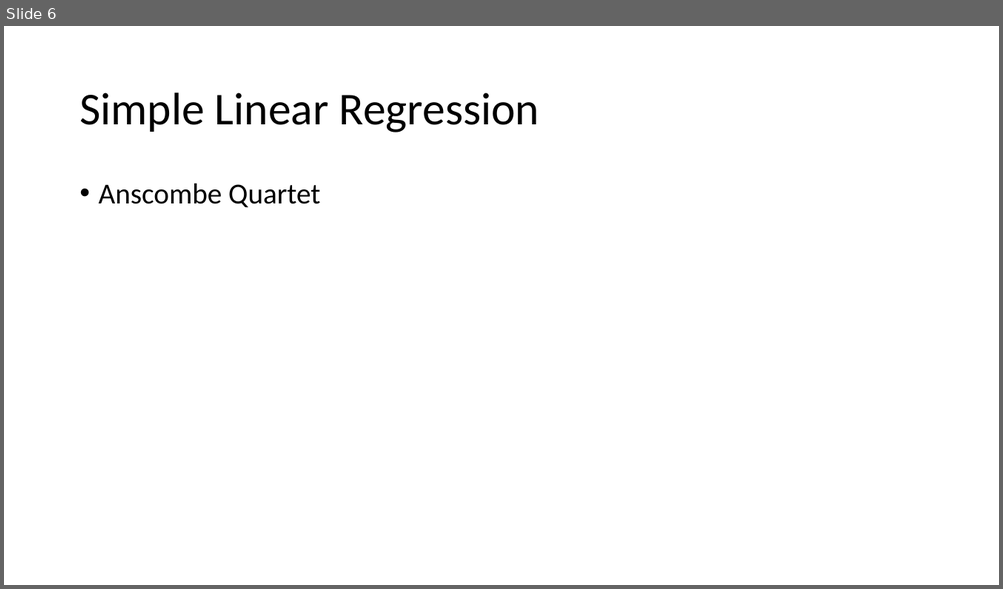
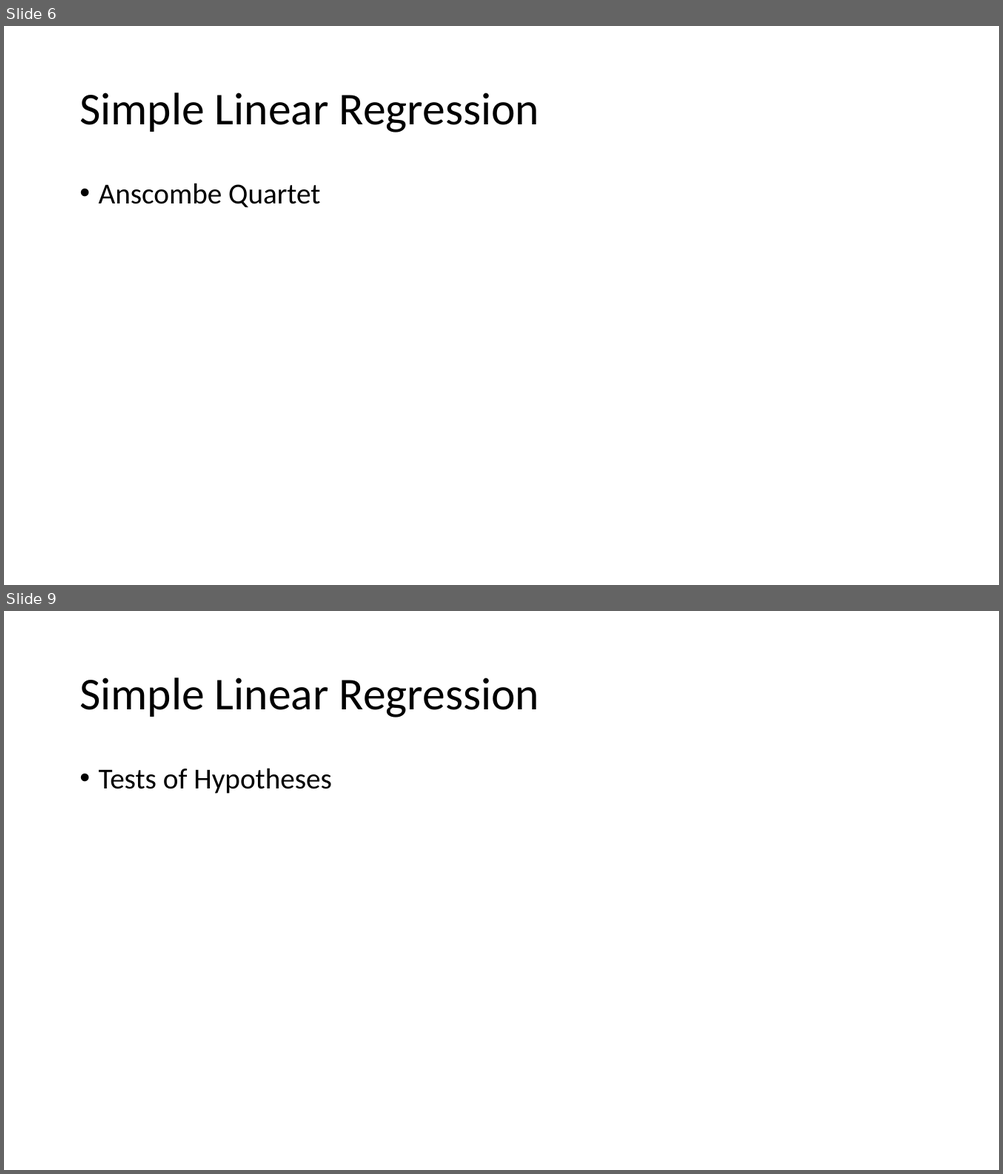
Before and after one commit to puneetjindal/r_python, a slide deck: acadgild/24-02-2017/Regression Analysis by example.pptx. Shown one above the other, each under a label of ours: slide 6 before the commit, slides 6 and 9 after it; the slides between them are not shown. The pictures are 1003x589 and 1003x1174 pixels, drawn with LibreOffice and Linux fonts; fonts in the diff are those of the drawing. Boxes give left, top, right and bottom in pixels: in the first picture for what was removed or moved away, otherwise in the second. Text is boxed around its words. In the diff, an @@ line names an element or a change of style, - is before the commit and + after.

Commit message:
Added sentiment analysis material and regression ppt

```diff
--- a/acadgild/24-02-2017/Regression Analysis by example.pptx
+++ b/acadgild/24-02-2017/Regression Analysis by example.pptx
@@ slide 9 added at box(4, 611, 999, 1170), background #FFFFFF @@
@@ title added at box(79, 678, 539, 718), 44 pt, text #000000 @@
+Simple Linear Regression
@@ text added at box(99, 768, 332, 794), 28 pt, text #000000 @@
+• Tests of Hypotheses
```
Also in this commit, not shown: 2 slides changed, 26 other slides added, 16 other files.
